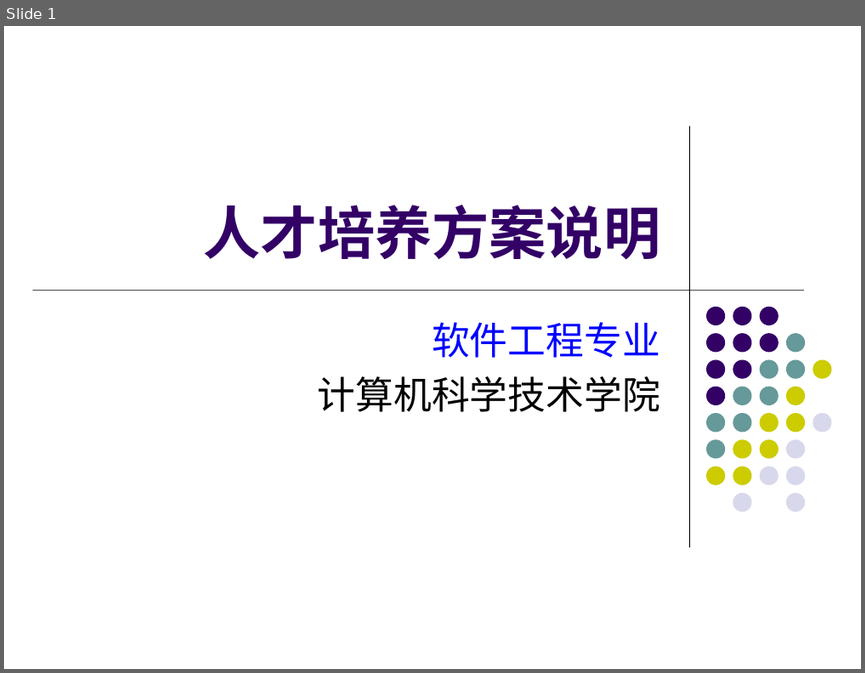
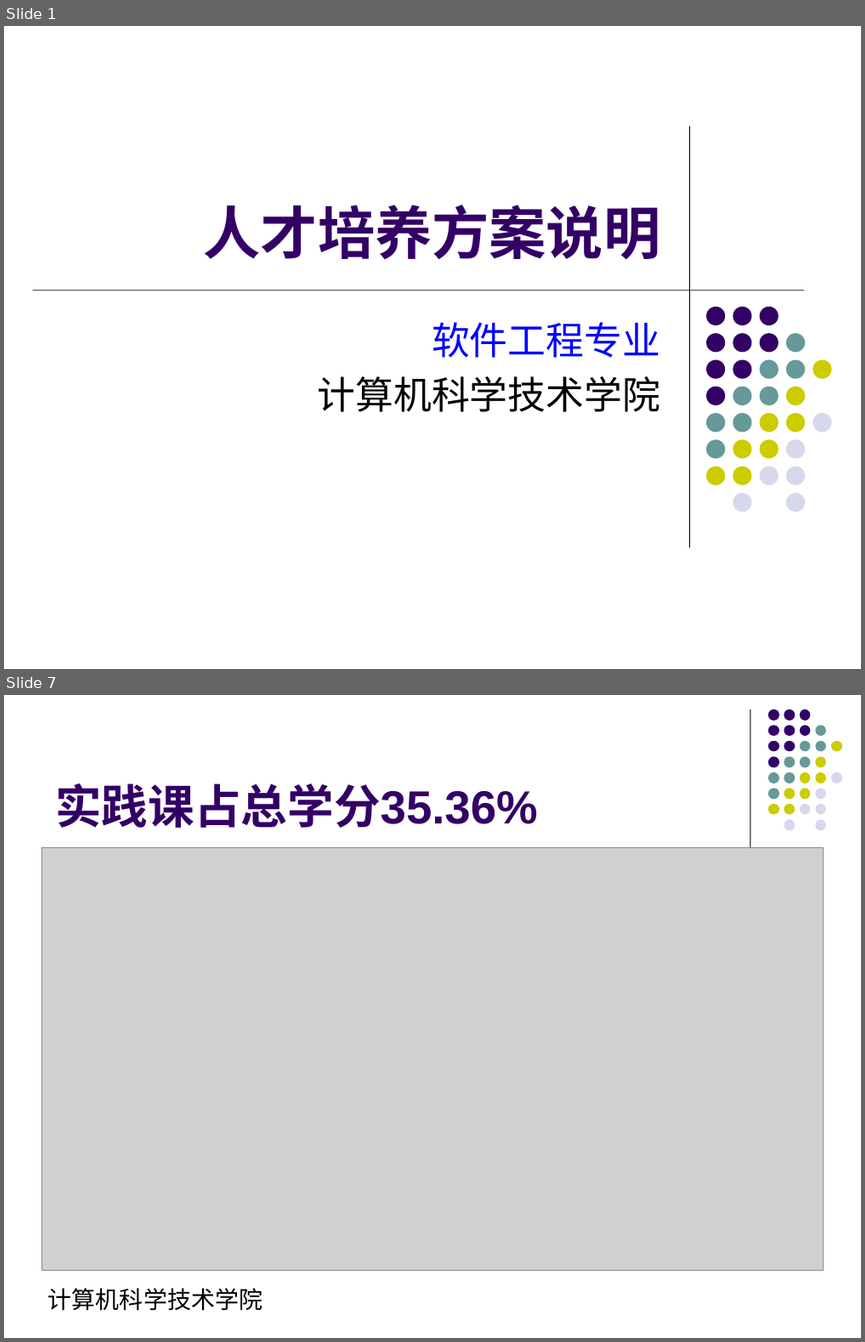
Before and after one commit to ciecclm/2016-, a slide deck: 软件工程培养方案汇报.ppt. Shown one above the other, each under a label of ours: slide 1 before the commit, slides 1 and 7 after it; the slides between them are not shown. The pictures are 865x673 and 865x1342 pixels, drawn with LibreOffice and Linux fonts; fonts in the diff are those of the drawing; grey boxes stand for pictures. Boxes give left, top, right and bottom in pixels: in the first picture for what was removed or moved away, otherwise in the second. Text is boxed around its words. In the diff, an @@ line names an element or a change of style, - is before the commit and + after.

```diff
--- a/软件工程培养方案汇报.ppt
+++ b/软件工程培养方案汇报.ppt
@@ slide 7 added at (4, 695, 861, 1338), background #FFFFFF @@
@@ line added from (750, 709) to (750, 851), #000000 0.74 pt @@
@@ title added at (55, 783, 537, 828), 39 pt, text #330066, bold @@
+实践课占总学分35.36%
@@ group added at (768, 709, 842, 830): 31 ellipses @@
@@ picture added at (41, 847, 823, 1270) @@
@@ text added at (48, 1287, 262, 1310), 20 pt, text #000000 @@
+计算机科学技术学院
```
Also in this commit, not shown: 4 slides changed, 3 other slides added, 1 other file.
